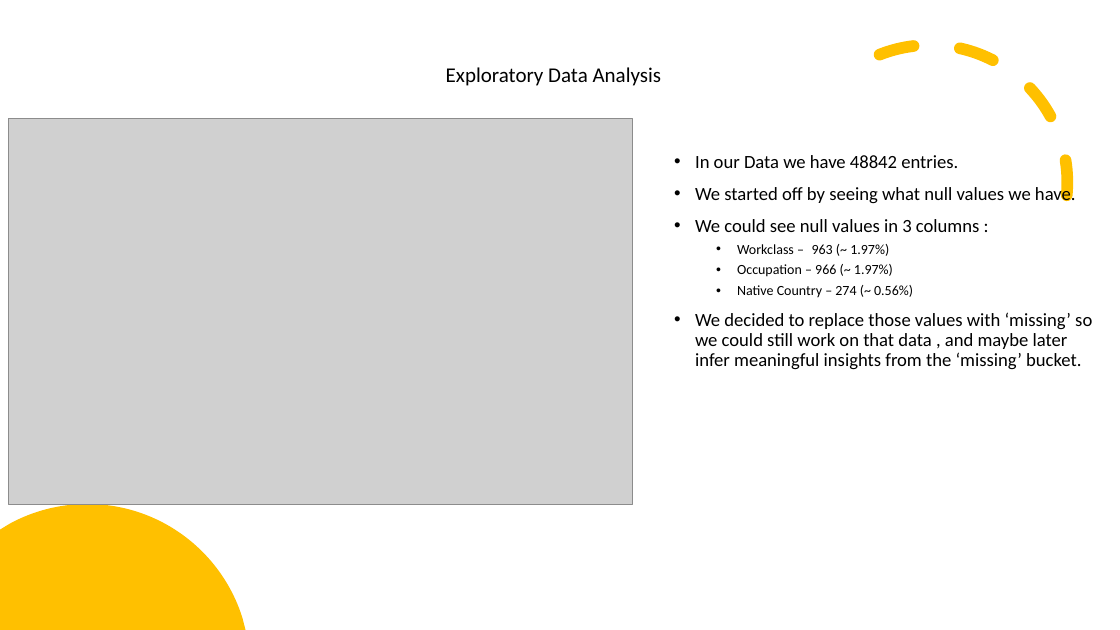
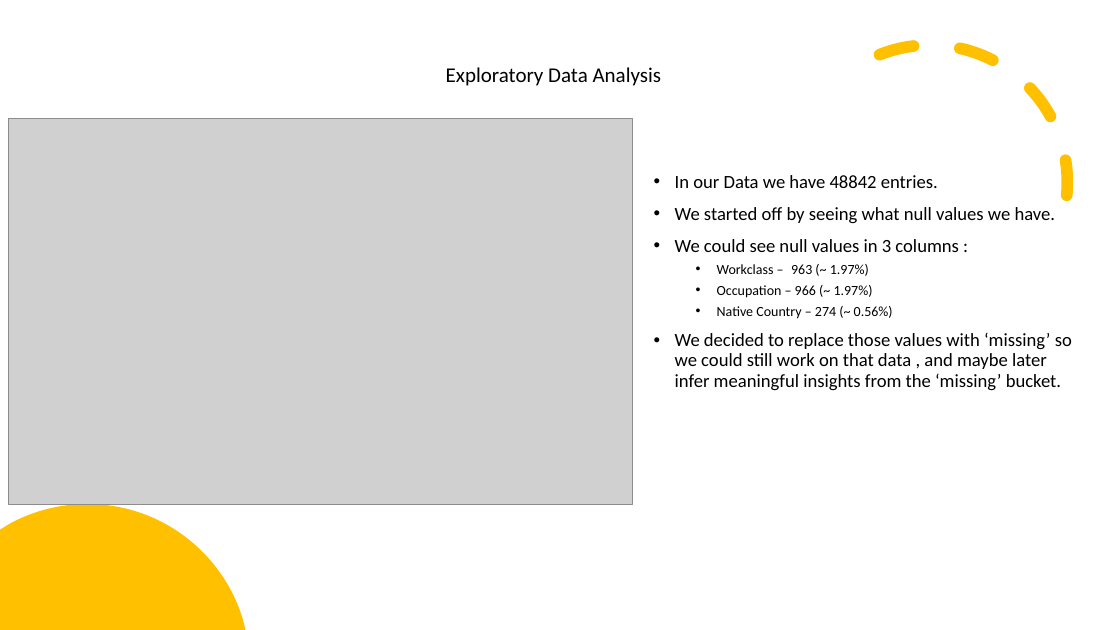
Before and after one commit to ronenhr/2nd_year_project, a slide deck: slide 6 of Presentation1.pptx. Drawn at 1120x630 pixels with LibreOffice and Linux fonts; fonts in the diff are those of the drawing; grey boxes stand for pictures. Boxes give left, top, right and bottom in pixels: in the first picture for what was removed or moved away, otherwise in the second. Text is boxed around its words. In the diff, an @@ line names an element or a change of style, - is before the commit and + after.

```diff
--- a/Presentation1.pptx
+++ b/Presentation1.pptx
@@ text "In our Data we have ...": place and size @@
-text "In our Data we have ..." at [695,155,1092,370]
+text "In our Data we have ..." at [675,175,1072,391]
```
Also in this commit, not shown: 5 other slides changed, 8 slides added, 2 slides removed.
